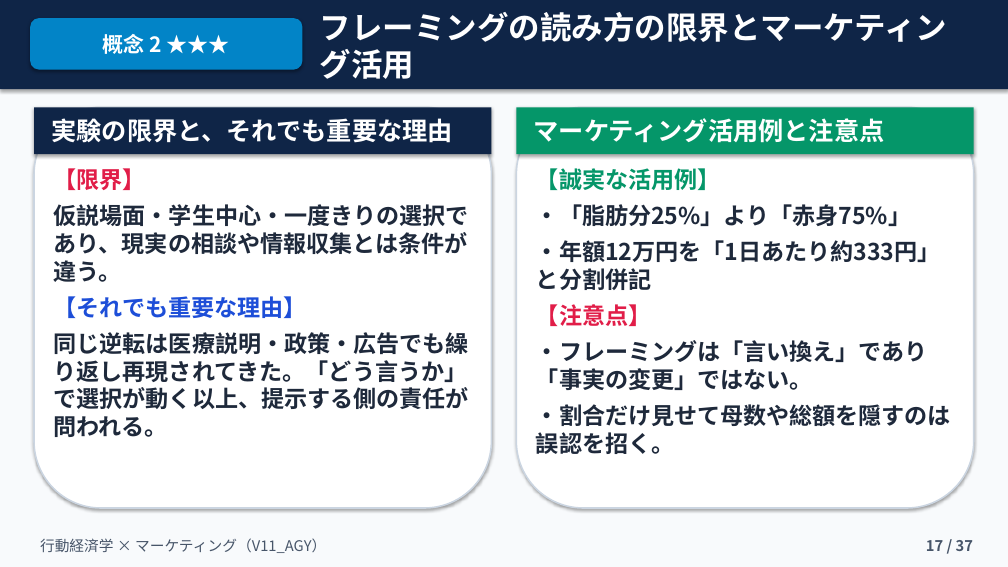
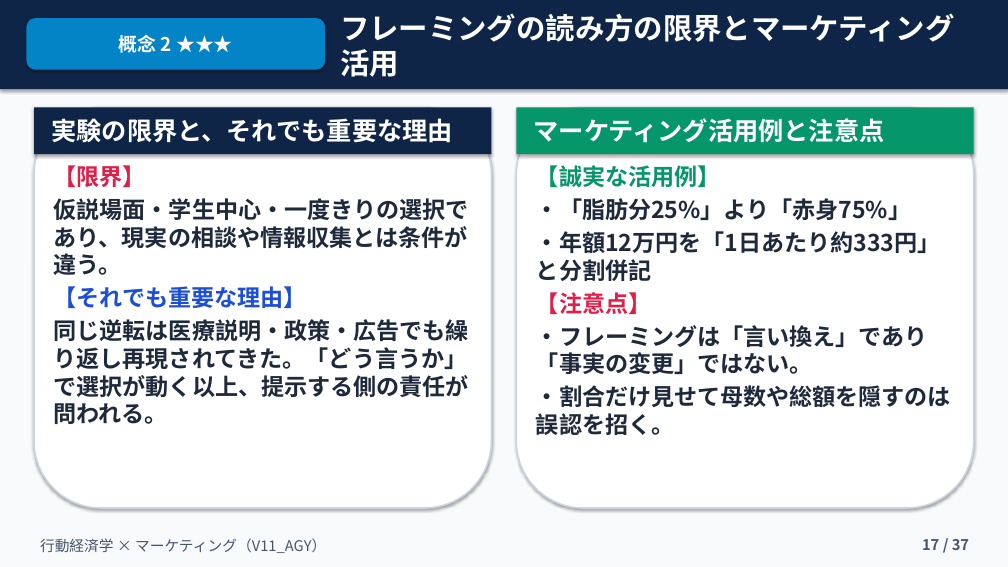
Before and after one commit to kkomatsu81/jns-slide-v11-agy, a slide deck: slide 17 of 融合版_V11_AGY.pptx. Drawn at 1008x567 pixels with LibreOffice and Linux fonts; fonts in the diff are those of the drawing. Boxes give left, top, right and bottom in pixels: in the first picture for what was removed or moved away, otherwise in the second. Text is boxed around its words. In the diff, an @@ line names an element or a change of style, - is before the commit and + after.

```diff
--- a/融合版_V11_AGY.pptx
+++ b/融合版_V11_AGY.pptx
@@ rounded rectangle "概念 2 ★★★" resized from (x1=30, y1=18, x2=302, y2=70) to (x1=26, y1=18, x2=325, y2=70) @@
@@ rounded rectangle "概念 2 ★★★" at (x1=26, y1=18, x2=325, y2=70): size 20 to 18 pt @@
@@ text "フレーミングの読み方の限界とマーケティング活用" moved from (x1=320, y1=12, x2=947, y2=79) to (x1=340, y1=13, x2=954, y2=77) @@
@@ text "フレーミングの読み方の限界とマーケティング活用" at (x1=340, y1=13, x2=954, y2=77): size 30 to 28 pt @@
@@ text "【限界】" at (x1=54, y1=165, x2=469, y2=424): less space between paragraphs @@
@@ text "【誠実な活用例】" at (x1=536, y1=165, x2=951, y2=435): less space between paragraphs @@
@@ text "17 / 37" moved from (x1=926, y1=540, x2=973, y2=551) to (x1=922, y1=539, x2=969, y2=550) @@
```
Also in this commit, not shown: 35 other slides changed.
